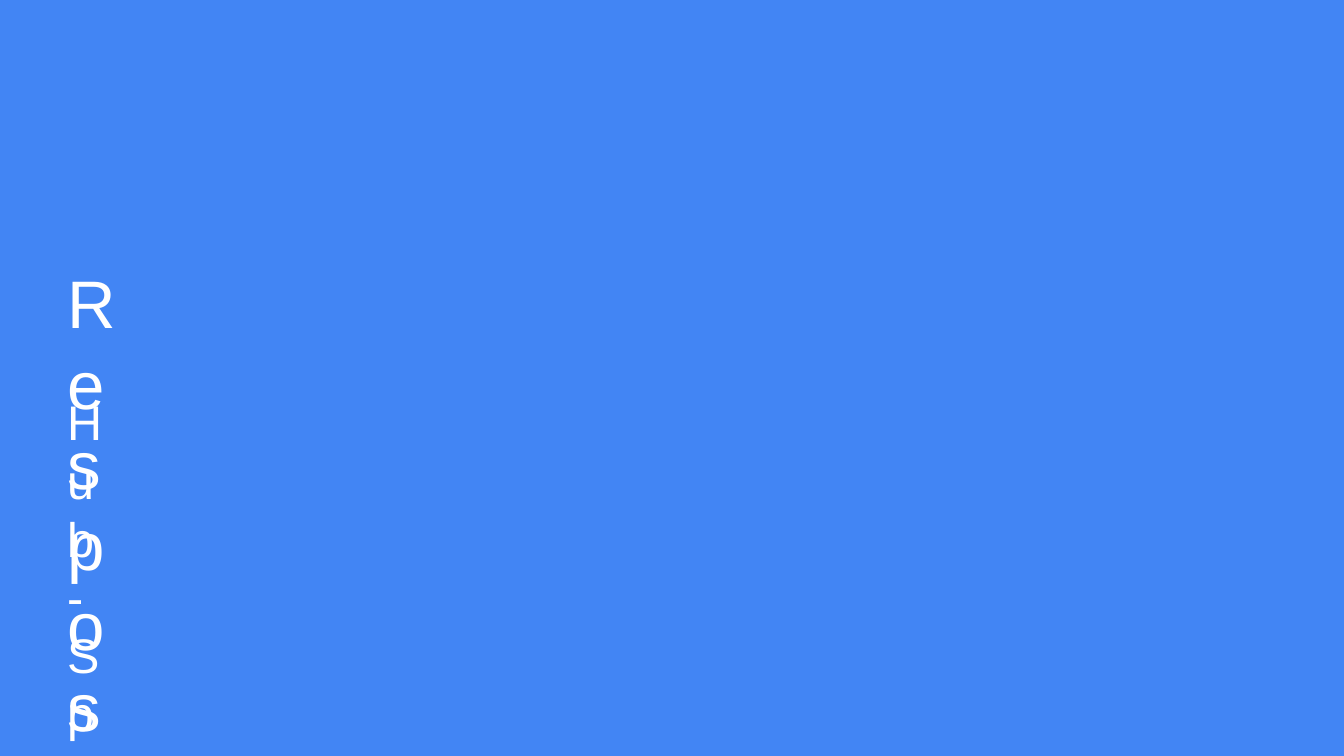
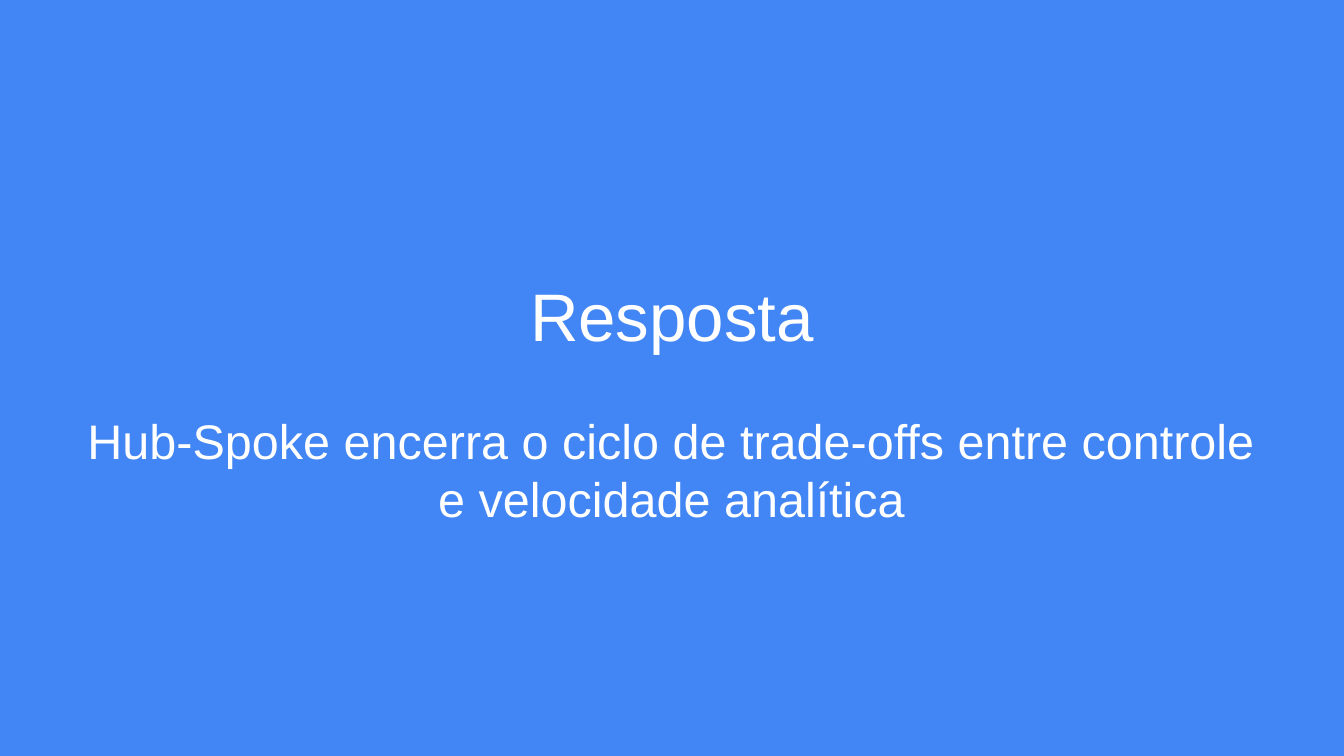
Before and after one commit to brunnoorpinelli/hubspoke, a slide deck: slide 8 of hubspoke-apresentacao.pptx. Drawn at 1344x756 pixels with LibreOffice and Linux fonts; fonts in the diff are those of the drawing. Boxes give left, top, right and bottom in pixels: in the first picture for what was removed or moved away, otherwise in the second. Text is boxed around its words. In the diff, an @@ line names an element or a change of style, - is before the commit and + after.

```diff
--- a/hubspoke-apresentacao.pptx
+++ b/hubspoke-apresentacao.pptx
@@ text "Resposta" rewrapped from <box>67,267,67,267</box> to <box>530,294,814,354</box> @@
@@ text "Hub-Spoke encerra o ciclo de ..." rewrapped from <box>67,600,104,663</box> to <box>87,424,1255,518</box> @@
```
Also in this commit, not shown: 16 other slides changed.
